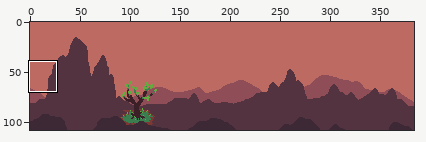
Edited in one commit: pixel-art file (aseprite/mockup.aseprite). The first picture is a wide view before the edit; the outline marks the close-up.
Close-up. The starting point:
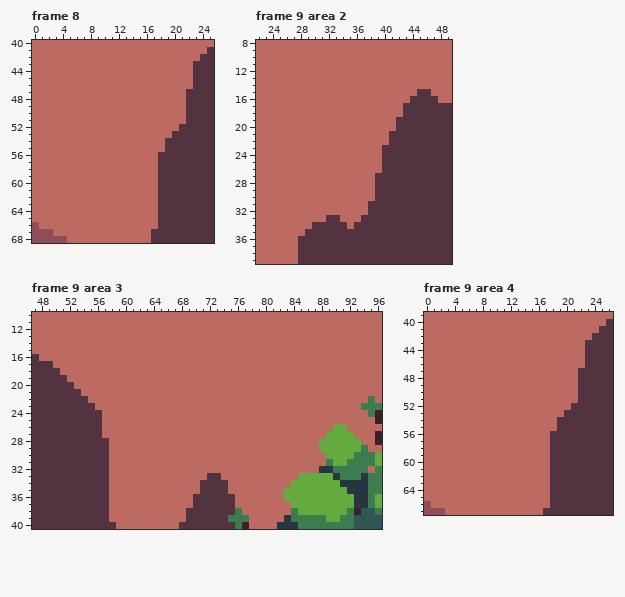
384x108 pixels, 12 frames. Shown: frame 8: x 0..25, y 40..68; frame 9 area 2: x 22..49, y 8..39; frame 9 area 3: x 47..96, y 10..40; frame 9 area 4: x 0..26, y 39..67. The commit also changed other frames or places, which this record leaves out.
After the commit:
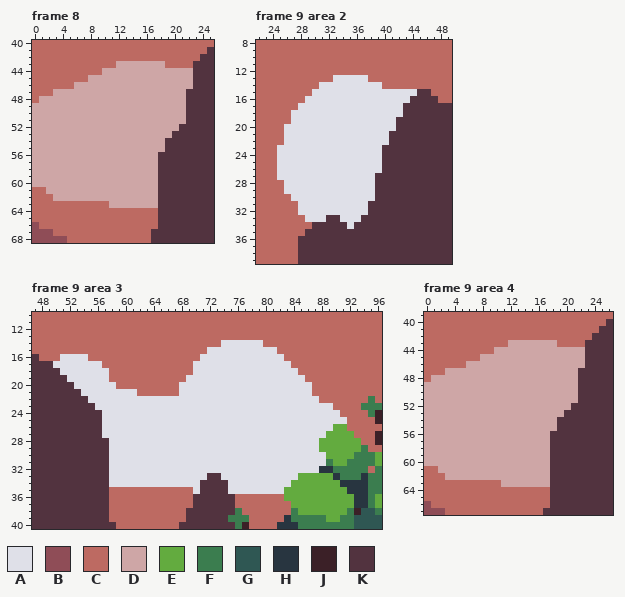
Palette (. is transparent): A #dfe0e8  B #8f4d57  C #bd6a62  D #cea6a6  E #63ab3f  F #3b7d4f  G #2f5753  H #283540  J #3b2027  K #52333f
What changed:
Frame 8, layer "Layer 1":
y 43: x 12..18 CCCCCCC -> DDDDDDD
y 44: x 10..22 CCCCCCCCCCCCC -> DDDDDDDDDDDDD
y 45: x 8..22 CCCCCCCCCCCCCCC -> DDDDDDDDDDDDDDD
y 46: x 6..22 CCCCCCCCCCCCCCCCC -> DDDDDDDDDDDDDDDDD
y 47: x 3..21 CCCCCCCCCCCCCCCCCCC -> DDDDDDDDDDDDDDDDDDD
y 48: x 1..21 CCCCCCCCCCCCCCCCCCCCC -> DDDDDDDDDDDDDDDDDDDDD
y 49..51: x 0..21 CCCCCCCCCCCCCCCCCCCCCC -> DDDDDDDDDDDDDDDDDDDDDD
y 52: x 0..20 CCCCCCCCCCCCCCCCCCCCC -> DDDDDDDDDDDDDDDDDDDDD
y 53: x 0..19 CCCCCCCCCCCCCCCCCCCC -> DDDDDDDDDDDDDDDDDDDD
y 54..55: x 0..18 CCCCCCCCCCCCCCCCCCC -> DDDDDDDDDDDDDDDDDDD
y 56..60: x 0..17 CCCCCCCCCCCCCCCCCC -> DDDDDDDDDDDDDDDDDD
y 61: x 2..17 CCCCCCCCCCCCCCCC -> DDDDDDDDDDDDDDDD
y 62: x 3..17 CCCCCCCCCCCCCCC -> DDDDDDDDDDDDDDD
y 63: x 11..17 CCCCCCC -> DDDDDDD
Frame 9 area 2, layer "Layer 1":
y 13: x 33..37 CCCCC -> AAAAA
y 14: x 31..39 CCCCCCCCC -> AAAAAAAAA
y 15: x 30..44 CCCCCCCCCCCCCCC -> AAAAAAAAAAAAAAA
y 16: x 29..43 CCCCCCCCCCCCCCC -> AAAAAAAAAAAAAAA
y 17: x 28..42 CCCCCCCCCCCCCCC -> AAAAAAAAAAAAAAA
y 18: x 27..42 CCCCCCCCCCCCCCCC -> AAAAAAAAAAAAAAAA
y 19: x 27..41 CCCCCCCCCCCCCCC -> AAAAAAAAAAAAAAA
y 20: x 26..41 CCCCCCCCCCCCCCCC -> AAAAAAAAAAAAAAAA
y 21..22: x 26..40 CCCCCCCCCCCCCCC -> AAAAAAAAAAAAAAA
y 23..26: x 25..39 CCCCCCCCCCCCCCC -> AAAAAAAAAAAAAAA
y 27: x 25..38 CCCCCCCCCCCCCC -> AAAAAAAAAAAAAA
y 28..29: x 26..38 CCCCCCCCCCCCC -> AAAAAAAAAAAAA
y 30: x 27..38 CCCCCCCCCCCC -> AAAAAAAAAAAA
y 31..32: x 28..37 CCCCCCCCCC -> AAAAAAAAAA
y 33: x 29..31 CCC -> AAA; x 34..36 CCC -> AAA
y 34: x 35 C -> A
Frame 9 area 3, layer "Layer 1":
y 14: x 74..79 CCCCCC -> AAAAAA
y 15: x 72..81 CCCCCCCCCC -> AAAAAAAAAA
y 16: x 51..54 CCCC -> AAAA; x 71..82 CCCCCCCCCCCC -> AAAAAAAAAAAA
y 17: x 50..56 CCCCCCC -> AAAAAAA; x 70..83 CCCCCCCCCCCCCC -> AAAAAAAAAAAAAA
y 18: x 51..57 CCCCCCC -> AAAAAAA; x 70..84 CCCCCCCCCCCCCCC -> AAAAAAAAAAAAAAA
y 19: x 52..57 CCCCCC -> AAAAAA; x 69..85 CCCCCCCCCCCCCCCCC -> AAAAAAAAAAAAAAAAA
y 20: x 53..58 CCCCCC -> AAAAAA; x 68..86 CCCCCCCCCCCCCCCCCCC -> AAAAAAAAAAAAAAAAAAA
y 21: x 54..61 CCCCCCCC -> AAAAAAAA; x 68..86 CCCCCCCCCCCCCCCCCCC -> AAAAAAAAAAAAAAAAAAA
y 22: x 55..87 CCCCCCCCCCCCCCCCCCCCCCCCCCCCCCCCC -> AAAAAAAAAAAAAAAAAAAAAAAAAAAAAAAAA
y 23: x 56..89 CCCCCCCCCCCCCCCCCCCCCCCCCCCCCCCCCC -> AAAAAAAAAAAAAAAAAAAAAAAAAAAAAAAAAA
y 24: x 57..90 CCCCCCCCCCCCCCCCCCCCCCCCCCCCCCCCCC -> AAAAAAAAAAAAAAAAAAAAAAAAAAAAAAAAAA
y 25: x 57..91 CCCCCCCCCCCCCCCCCCCCCCCCCCCCCCCCCCC -> AAAAAAAAAAAAAAAAAAAAAAAAAAAAAAAAAAA
y 26: x 57..89 CCCCCCCCCCCCCCCCCCCCCCCCCCCCCCCCC -> AAAAAAAAAAAAAAAAAAAAAAAAAAAAAAAAA
y 27: x 57..88 CCCCCCCCCCCCCCCCCCCCCCCCCCCCCCCC -> AAAAAAAAAAAAAAAAAAAAAAAAAAAAAAAA
y 28..29: x 58..87 CCCCCCCCCCCCCCCCCCCCCCCCCCCCCC -> AAAAAAAAAAAAAAAAAAAAAAAAAAAAAA
y 30..31: x 58..88 CCCCCCCCCCCCCCCCCCCCCCCCCCCCCCC -> AAAAAAAAAAAAAAAAAAAAAAAAAAAAAAA
y 32: x 58..87 CCCCCCCCCCCCCCCCCCCCCCCCCCCCCC -> AAAAAAAAAAAAAAAAAAAAAAAAAAAAAA
y 33: x 58..71 CCCCCCCCCCCCCC -> AAAAAAAAAAAAAA; x 74..84 CCCCCCCCCCC -> AAAAAAAAAAA
y 34: x 58..70 CCCCCCCCCCCCC -> AAAAAAAAAAAAA; x 75..83 CCCCCCCCC -> AAAAAAAAA
y 35: x 70 C -> A; x 75..82 CCCCCCCC -> AAAAAAAA
Frame 9 area 4, layer "Layer 1": the same change as frame 8
Changed places in both close-ups, as pixel boxes (x1, y1, x2, y2):
changed: (32, 61, 193, 208)
changed: (277, 75, 417, 229)
changed: (53, 340, 347, 494)
changed: (424, 340, 585, 487)
